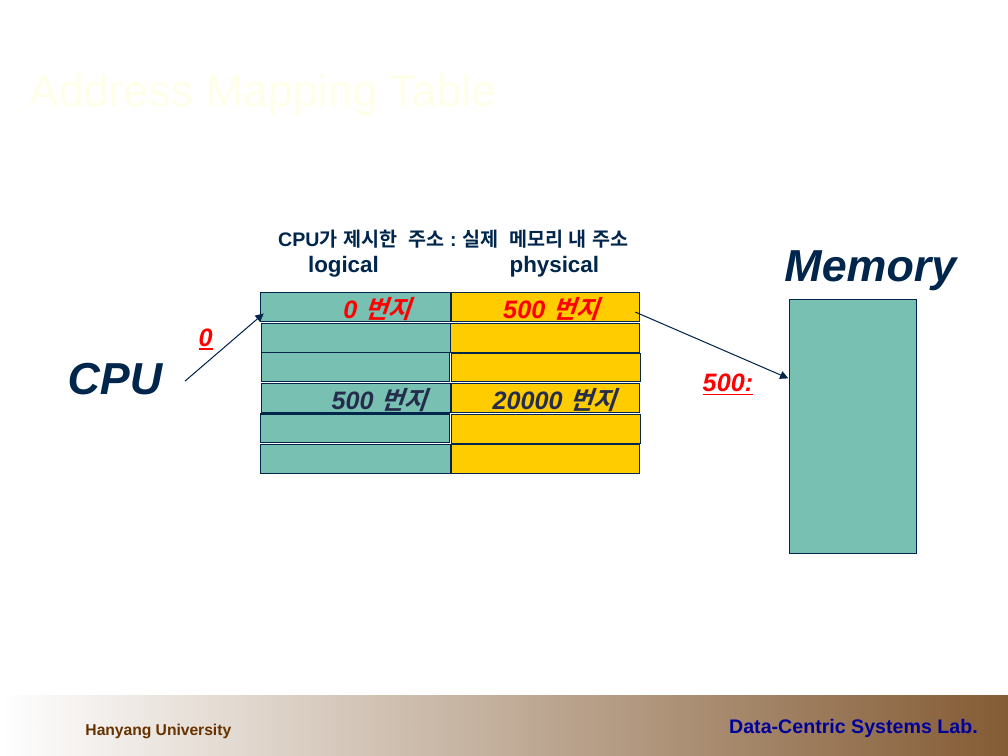
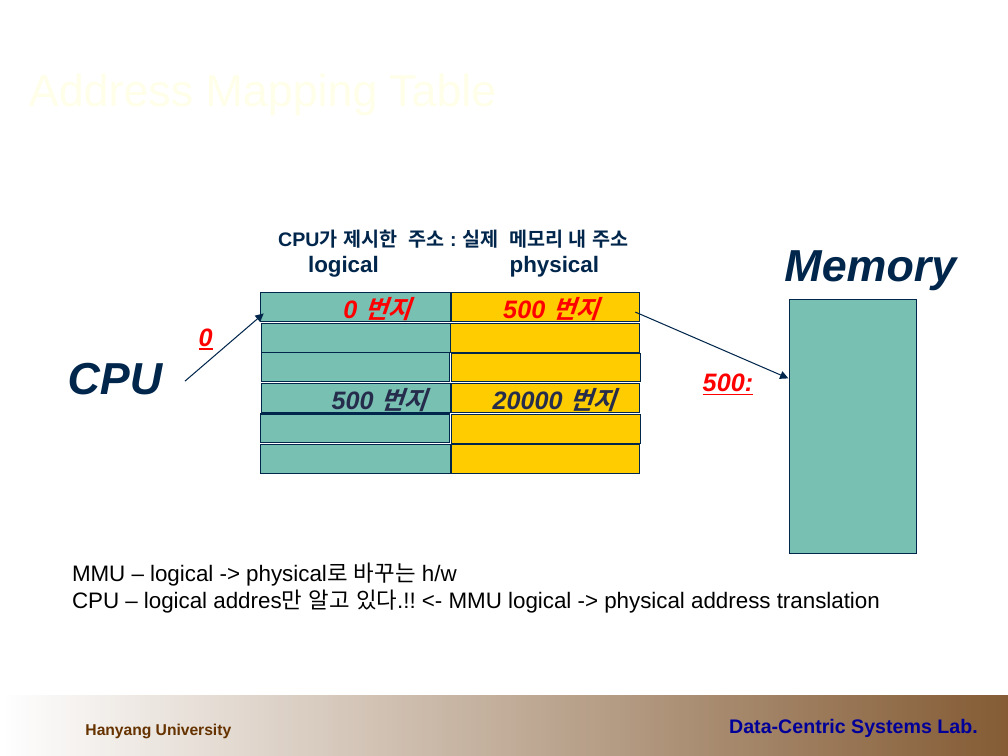
Before and after one commit to cocojk/major, a slide deck: slide 5 of os/이론/7.MemoryManagement.ppt. Drawn at 1008x756 pixels with LibreOffice and Linux fonts; fonts in the diff are those of the drawing; background and template pictures are left out. Boxes give left, top, right and bottom in pixels: in the first picture for what was removed or moved away, otherwise in the second. Text is boxed around its words. In the diff, an @@ line names an element or a change of style, - is before the commit and + after.

```diff
--- a/os/이론/7.MemoryManagement.ppt
+++ b/os/이론/7.MemoryManagement.ppt
@@ text added at (72, 562, 880, 613), 16 pt, text #000000 @@
+MMU – logical -> physical로 바꾸는 h/w
+CPU – logical addres만 알고 있다.!! <- MMU logical -> physical address translation
```
Also in this commit, not shown: 3 other slides changed, 1 other file.
